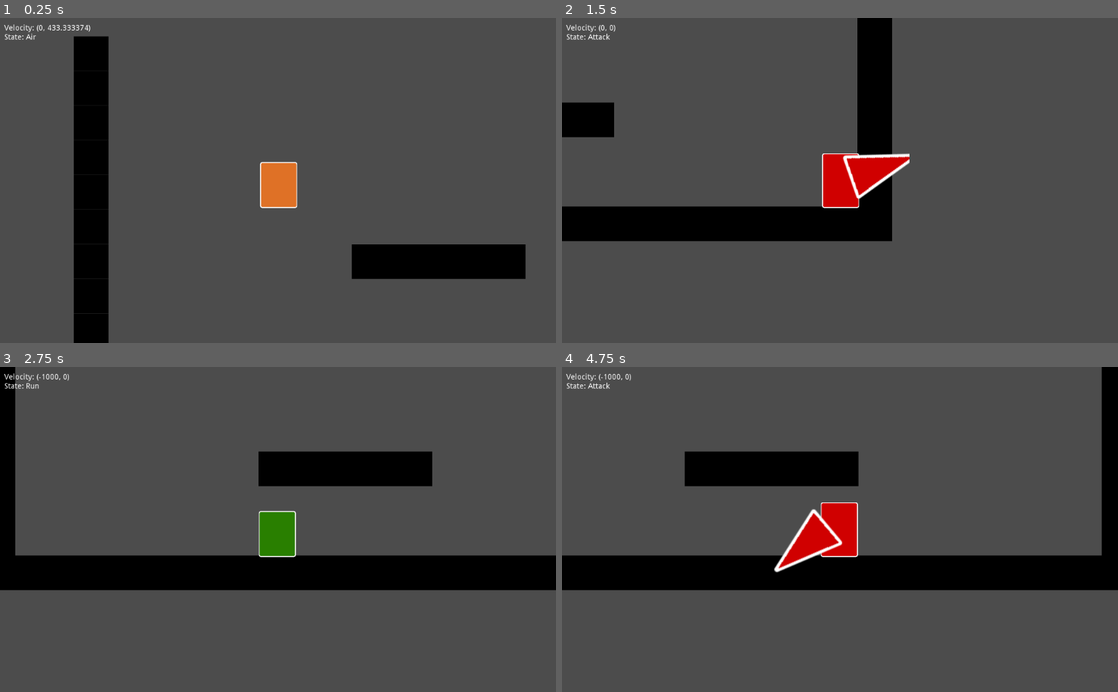
Above: before the commit, frames 1-4 (two rows, left to right).
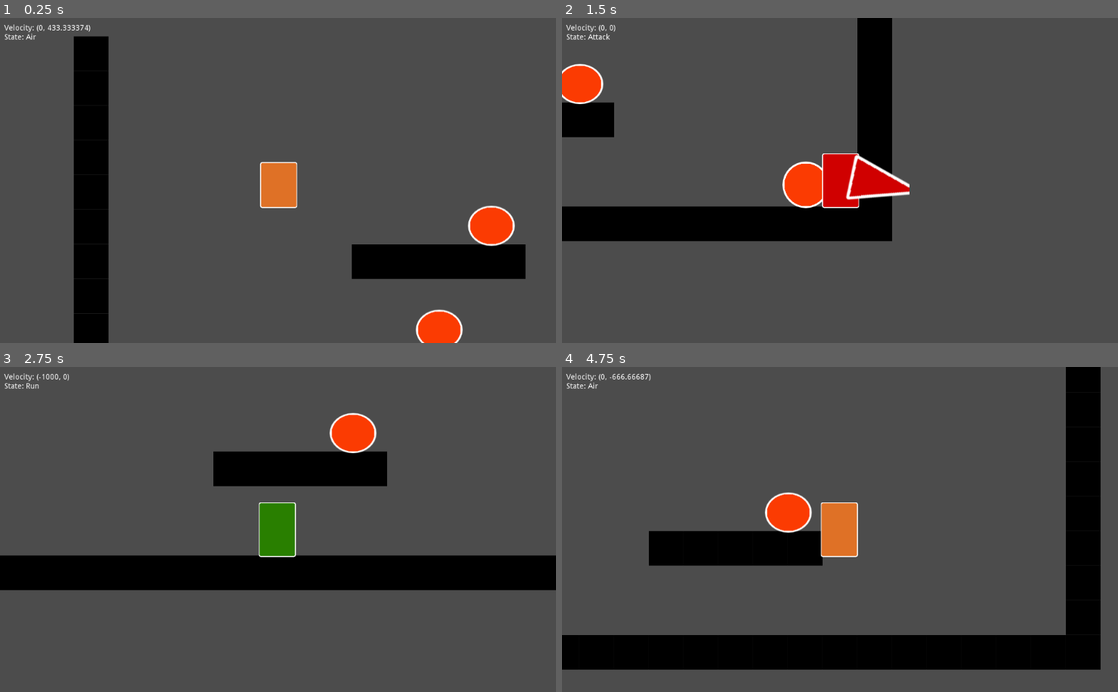
Above: after the commit, the same moments.

Repository: Dadard29/roguelike-jam-2
Game: Godot game, scene res://scenes/Game.tscn
The game is run twice, just before and just after one commit, with the same random seed, the same clock (stepped at 60 frames per second) and the same inputs.
Inputs:
- Up to frame 1 (0.25 s): no input
- Up to frame 2 (1.5 s): hold Right (ui_right) from 0.53 s (still down); tap X (attack) at 0.6, 1.35 s; tap Up (ui_up) at 0.77 s
- Up to frame 3 (2.75 s): tap Up (ui_up) at 1.52 s; release Right (ui_right) at 2.03 s; hold Left (ui_left) from 2.03 s (still down); tap X (attack) at 2.1 s
- Up to frame 4 (4.75 s): release Left (ui_left) at 2.78 s; hold Right (ui_right) 2.78-4.28 s; tap X (attack) at 2.85, 3.6, 4.35 s; tap Up (ui_up) at 3.02, 3.77, 4.52 s; hold Left (ui_left) from 4.28 s (still down)

The runs differ from the first frame. In frame 1, 1.6% of the frame differs, in the area x 74-93%, y 57-100%; in frame 2, 2.7%; in frame 3, 4.4%; in frame 4, 34%, in the area x 0-100%, y 0-94%.

Commit message:
implemented interactions player/enemy

Diff:
--- /dev/null
+++ b/resources/PersoCollisionBox.tres
@@ -0,0 +1,4 @@
+[gd_resource type="RectangleShape2D" format=2]
+
+[resource]
+extents = Vector2( 32, 48 )
--- /dev/null
+++ b/scenes/entities/Enemy.gd
@@ -0,0 +1,17 @@
+extends Node2D
+
+onready var _animation = $AnimatedSprite
+onready var _collision = $Area2D
+
+var dying: bool = false
+
+func _die():
+	dying = true
+	_animation.play("die")
+	yield(_animation, "animation_finished")
+	self.queue_free()
+
+
+func _on_Area2D_area_entered(area: Area2D) -> void:
+	if area.is_in_group("perso_attack"):
+		_die()
--- /dev/null
+++ b/scenes/entities/Enemy.tscn
@@ -0,0 +1,43 @@
+[gd_scene load_steps=12 format=2]
+
+[ext_resource path="res://assets/sprites/enemy/basic/idle/basic_idle0000.png" type="Texture" id=1]
+[ext_resource path="res://assets/sprites/enemy/basic/idle/basic_idle0001.png" type="Texture" id=2]
+[ext_resource path="res://scenes/entities/Enemy.gd" type="Script" id=3]
+[ext_resource path="res://assets/sprites/enemy/basic/die/basic_die0003.png" type="Texture" id=4]
+[ext_resource path="res://assets/sprites/enemy/basic/die/basic_die0001.png" type="Texture" id=5]
+[ext_resource path="res://assets/sprites/enemy/basic/die/basic_die0005.png" type="Texture" id=6]
+[ext_resource path="res://assets/sprites/enemy/basic/die/basic_die0002.png" type="Texture" id=7]
+[ext_resource path="res://assets/sprites/enemy/basic/die/basic_die0000.png" type="Texture" id=8]
+[ext_resource path="res://assets/sprites/enemy/basic/die/basic_die0004.png" type="Texture" id=9]
+
+[sub_resource type="SpriteFrames" id=1]
+animations = [ {
+"frames": [ ExtResource( 1 ), ExtResource( 2 ) ],
+"loop": true,
+"name": "idle",
+"speed": 5.0
+}, {
+"frames": [ ExtResource( 8 ), ExtResource( 5 ), ExtResource( 7 ), ExtResource( 4 ), ExtResource( 9 ), ExtResource( 6 ) ],
+"loop": true,
+"name": "die",
+"speed": 5.0
+} ]
+
+[sub_resource type="CapsuleShape2D" id=2]
+radius = 40.0
+height = 0.0
+
+[node name="Enemy" type="Node2D"]
+script = ExtResource( 3 )
+
+[node name="AnimatedSprite" type="AnimatedSprite" parent="."]
+frames = SubResource( 1 )
+animation = "idle"
+playing = true
+
+[node name="Area2D" type="Area2D" parent="." groups=["enemy_body"]]
+
+[node name="CollisionShape2D" type="CollisionShape2D" parent="Area2D"]
+shape = SubResource( 2 )
+
+[connection signal="area_entered" from="Area2D" to="." method="_on_Area2D_area_entered"]
--- a/scenes/entities/Perso.gd
+++ b/scenes/entities/Perso.gd
@@ -16,6 +16,14 @@
 
 func _ready() -> void:
 	pass
+
+func _on_CollisionDamage_area_entered(area: Area2D) -> void:
+	if area.is_in_group("enemy_body"):
+		var enemy = area.get_parent()
+		if enemy.dying:
+			return
+
+		print("took damage")
 
 func _debug():
 	_debug_label.set_text(
--- a/scenes/entities/Perso.tscn
+++ b/scenes/entities/Perso.tscn
@@ -16,6 +16,7 @@
 [ext_resource path="res://assets/sprites/perso/air/perso_air0000.png" type="Texture" id=14]
 [ext_resource path="res://assets/sprites/perso/air/perso_air0001.png" type="Texture" id=15]
 [ext_resource path="res://scripts/state/Attack.gd" type="Script" id=16]
+[ext_resource path="res://resources/PersoCollisionBox.tres" type="Shape2D" id=17]
 
 [sub_resource type="SpriteFrames" id=1]
 animations = [ {
@@ -32,16 +33,13 @@
 "frames": [ ExtResource( 5 ), ExtResource( 6 ), ExtResource( 7 ), ExtResource( 8 ) ],
 "loop": false,
 "name": "attack",
-"speed": 10.0
+"speed": 20.0
 }, {
 "frames": [ ExtResource( 3 ), ExtResource( 4 ) ],
 "loop": true,
 "name": "walk",
 "speed": 5.0
 } ]
-
-[sub_resource type="RectangleShape2D" id=2]
-extents = Vector2( 32, 48 )
 
 [sub_resource type="CapsuleShape2D" id=3]
 radius = 72.0
@@ -59,11 +57,16 @@
 "_edit_lock_": true
 }
 
-[node name="Collision" type="CollisionShape2D" parent="."]
-shape = SubResource( 2 )
+[node name="CollisionPhysics" type="CollisionShape2D" parent="."]
+shape = ExtResource( 17 )
 __meta__ = {
 "_edit_lock_": true
 }
+
+[node name="CollisionDamage" type="Area2D" parent="."]
+
+[node name="Shape" type="CollisionShape2D" parent="CollisionDamage"]
+shape = ExtResource( 17 )
 
 [node name="Camera2D" type="Camera2D" parent="."]
 current = true
@@ -90,14 +93,14 @@
 [node name="Run" type="Node2D" parent="StateMachine"]
 script = ExtResource( 12 )
 
-[node name="Attack" type="Node2D" parent="StateMachine"]
+[node name="Attack" type="Area2D" parent="StateMachine" groups=["perso_attack"]]
+position = Vector2( 64, 0 )
 script = ExtResource( 16 )
 
-[node name="AttackArea" type="Area2D" parent="StateMachine/Attack"]
-position = Vector2( 64, 0 )
-
-[node name="AttackCollision" type="CollisionShape2D" parent="StateMachine/Attack/AttackArea"]
+[node name="Collision" type="CollisionShape2D" parent="StateMachine/Attack"]
 shape = SubResource( 3 )
+disabled = true
 
 [connection signal="flipped_horizontal" from="." to="StateMachine/Attack" method="_on_flipped_horizontal"]
 [connection signal="animation_finished" from="AnimatedSprite" to="StateMachine/Attack" method="_on_animation_finished"]
+[connection signal="area_entered" from="CollisionDamage" to="." method="_on_CollisionDamage_area_entered"]
--- a/scenes/levels/Level1.tscn
+++ b/scenes/levels/Level1.tscn
@@ -1,6 +1,7 @@
-[gd_scene load_steps=4 format=2]
+[gd_scene load_steps=5 format=2]
 
 [ext_resource path="res://assets/sprites/tilemap/tilemap.png" type="Texture" id=1]
+[ext_resource path="res://scenes/entities/Enemy.tscn" type="PackedScene" id=2]
 
 [sub_resource type="ConvexPolygonShape2D" id=2]
 points = PoolVector2Array( 64, 64, 0, 64, 0, 0, 64, 0 )
@@ -34,3 +35,14 @@
 tile_set = SubResource( 1 )
 format = 1
 tile_data = PoolIntArray( -524291, 0, 0, -589807, 0, 0, -458755, 0, 0, -524271, 0, 0, -393219, 0, 0, -458735, 0, 0, -32 …(454 unchanged characters)…
+
+[node name="Enemies" type="Node2D" parent="."]
+
+[node name="Enemy" parent="Enemies" instance=ExtResource( 2 )]
+position = Vector2( 480, -40 )
+
+[node name="Enemy2" parent="Enemies" instance=ExtResource( 2 )]
+position = Vector2( 576, -232 )
+
+[node name="Enemy3" parent="Enemies" instance=ExtResource( 2 )]
+position = Vector2( 992, -40 )
--- a/scripts/state/Attack.gd
+++ b/scripts/state/Attack.gd
@@ -1,12 +1,13 @@
 extends PlayerState
 
-onready var attack_area = $AttackArea
-
 var _x_area_position = 64
+onready var _collision = $Collision
 
 func _on_animation_finished():
 	if not player.animation.get_animation() == "attack":
 		return
+
+	_collision.disabled = true
 
 	if not player.is_on_floor():
 		state_machine.transition_to("Air")
@@ -26,10 +27,11 @@
 	if is_flipped:
 		new_position_x = -_x_area_position
 
-	attack_area.set_position(Vector2(new_position_x, 0))
+	self.position = Vector2(new_position_x, 0)
 
 func enter(_msg := {}) -> void:
 	player.update_animation("attack")
+	_collision.disabled = false
 
 func physic_update(delta: float):
 	player.update_velocity(delta)
Binary file added: assets/sprites/enemy/basic/die/basic_die0000.png
Not shown, added: assets/sprites/enemy/basic/die/basic_die0000.png.import
Binary file added: assets/sprites/enemy/basic/die/basic_die0001.png
Not shown, added: assets/sprites/enemy/basic/die/basic_die0001.png.import
Binary file added: assets/sprites/enemy/basic/die/basic_die0002.png
Not shown, added: assets/sprites/enemy/basic/die/basic_die0002.png.import
Binary file added: assets/sprites/enemy/basic/die/basic_die0003.png
Not shown, added: assets/sprites/enemy/basic/die/basic_die0003.png.import
Binary file added: assets/sprites/enemy/basic/die/basic_die0004.png
Not shown, added: assets/sprites/enemy/basic/die/basic_die0004.png.import
Binary file added: assets/sprites/enemy/basic/die/basic_die0005.png
Not shown, added: assets/sprites/enemy/basic/die/basic_die0005.png.import
(and 8 more such lines)
